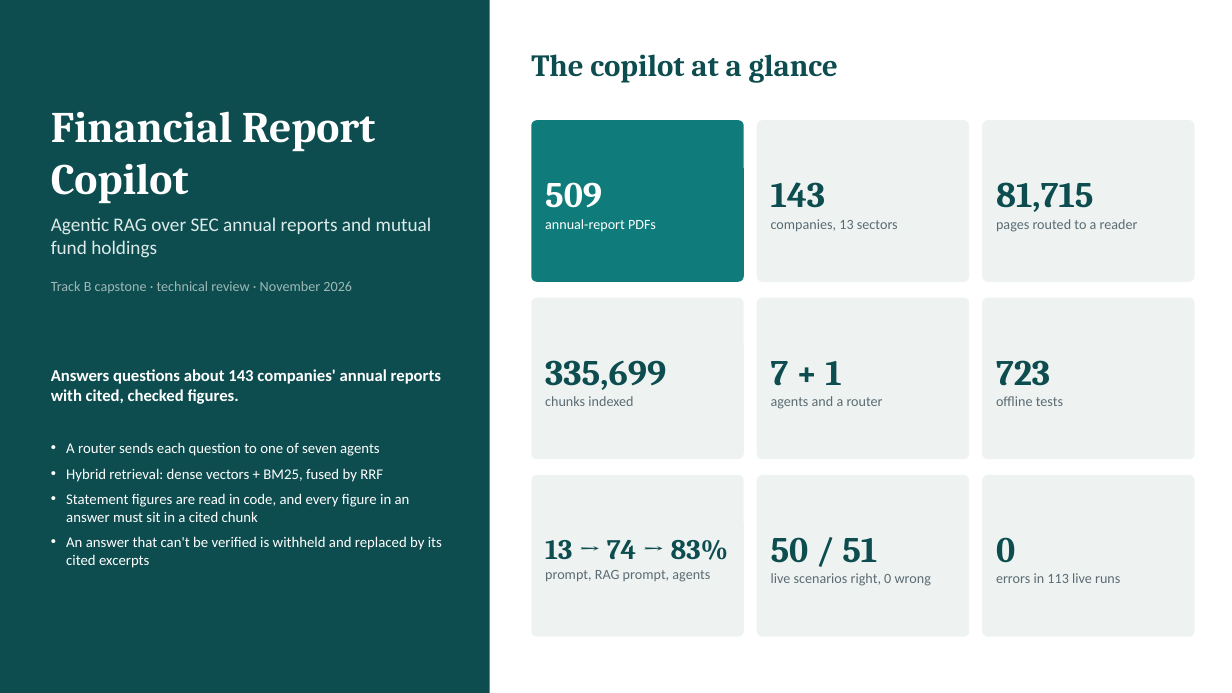
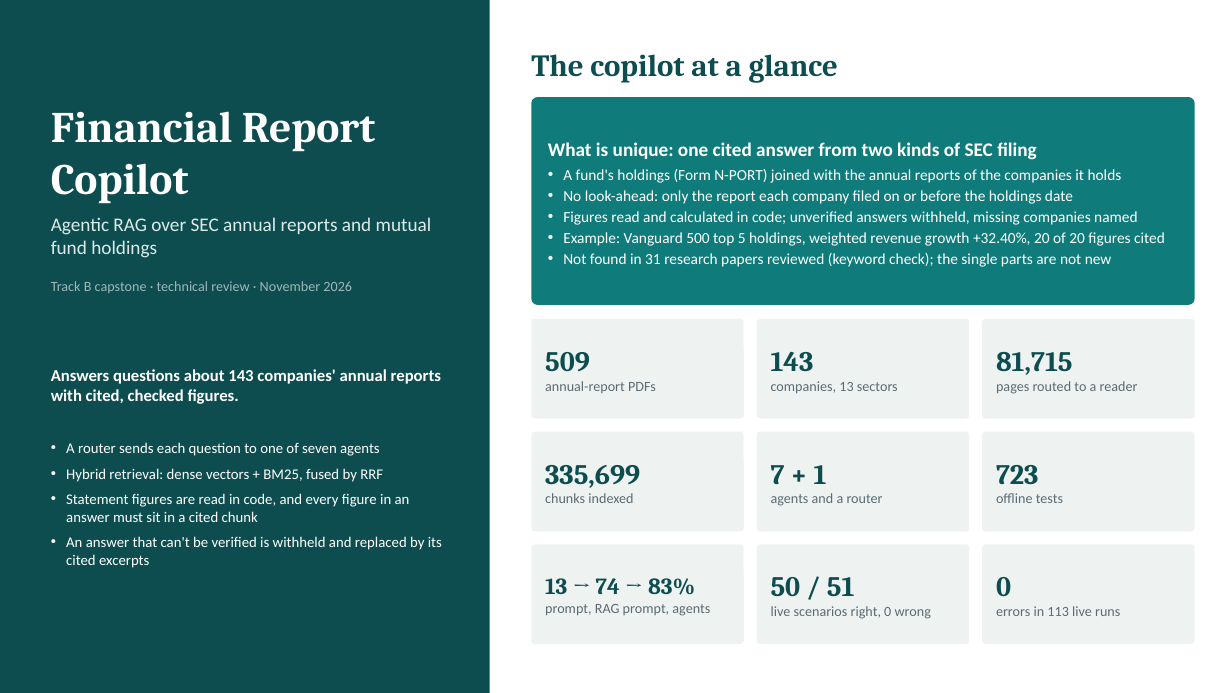
Before and after one commit to rama159065/Capstone, a slide deck: slide 1 of Financial_Report_Copilot_Technical_Deck.pptx. Drawn at 1232x693 pixels with LibreOffice and Linux fonts; fonts in the diff are those of the drawing. Boxes give left, top, right and bottom in pixels: in the first picture for what was removed or moved away, otherwise in the second. Text is boxed around its words. In the diff, an @@ line names an element or a change of style, - is before the commit and + after.

```diff
--- a/Financial_Report_Copilot_Technical_Deck.pptx
+++ b/Financial_Report_Copilot_Technical_Deck.pptx
@@ rounded rectangle added at (531,97,1195,305), fill #0F7B7B @@
@@ text added at (548,142,1165,267), 12 pt, text #FFFFFF @@
+What is unique: one cited answer from two kinds of SEC filing
+• A fund's holdings (Form N-PORT) joined with the annual reports of the companies it holds
+• No look-ahead: only the report each company filed on or before the holdings date
+• Figures read and calculated in code; unverified answers withheld, missing companies named
+• Example: Vanguard 500 top 5 holdings, weighted revenue growth +32.40%, 20 of 20 figures cited
+• Not found in 31 research papers reviewed (keyword check); the single parts are not new
@@ rounded rectangle: place and size @@
-rounded rectangle at (531,120,744,282)
+rounded rectangle at (531,319,744,419)
@@ rounded rectangle at (531,319,744,419): fill #0F7B7B to #EEF3F2 @@
@@ text "509": place and size @@
-text "509" at (545,182,656,232)
+text "509" at (545,352,656,393)
@@ text "509" at (545,352,656,393): size 28 to 22 pt, text colour #FFFFFF to #0E4D4F in "509"; text colour #FFFFFF to #5B6B73 in "annual-report PDFs" @@
@@ rounded rectangle: place and size @@
-rounded rectangle at (757,120,970,282)
+rounded rectangle at (757,319,970,419)
@@ text "143": place and size @@
-text "143" at (771,182,898,231)
+text "143" at (771,352,898,393)
@@ rounded rectangle: place and size @@
-rounded rectangle at (982,120,1195,282)
+rounded rectangle at (982,319,1195,419)
@@ text "81,715": place and size @@
-text "81,715" at (996,182,1138,232)
+text "81,715" at (996,352,1138,394)
@@ text at (771,352,814,372): size 28 to 22 pt in "143" @@
@@ text at (996,352,1073,375): size 28 to 22 pt in "81,715" @@
@@ rounded rectangle: place and size @@
-rounded rectangle at (531,298,744,459)
+rounded rectangle at (531,432,744,531)
@@ text "335,699": place and size @@
-text "335,699" at (545,360,666,406)
+text "335,699" at (545,465,640,503)
@@ rounded rectangle: place and size @@
-rounded rectangle at (757,298,970,459)
+rounded rectangle at (757,432,970,531)
@@ text "7 + 1": place and size @@
-text "7 + 1" at (771,361,883,409)
+text "7 + 1" at (771,465,883,506)
@@ rounded rectangle: place and size @@
-rounded rectangle at (982,298,1195,459)
+rounded rectangle at (982,432,1195,531)
@@ text "723": place and size @@
-text "723" at (996,360,1063,406)
+text "723" at (996,465,1063,503)
@@ text at (545,465,640,488): size 28 to 22 pt in "335,699" @@
@@ text at (771,465,827,485): size 28 to 22 pt in "7 + 1" @@
@@ text at (996,465,1039,485): size 28 to 22 pt in "723" @@
@@ rounded rectangle: place and size @@
-rounded rectangle at (531,475,744,637)
+rounded rectangle at (531,544,744,644)
@@ text "13 → 74 → 83%": place and size @@
-text "13 → 74 → 83%" at (545,540,729,582)
+text "13 → 74 → 83%" at (545,578,710,616)
@@ rounded rectangle: place and size @@
-rounded rectangle at (757,475,970,637)
+rounded rectangle at (757,544,970,644)
@@ text "50 / 51": place and size @@
-text "50 / 51" at (771,537,931,586)
+text "50 / 51" at (771,577,931,619)
@@ rounded rectangle: place and size @@
-rounded rectangle at (982,475,1195,637)
+rounded rectangle at (982,544,1195,644)
@@ text "0": place and size @@
-text "0" at (996,537,1120,583)
+text "0" at (996,577,1120,616)
@@ text at (545,578,695,595): size 22 to 18 pt in "13 → 74 → 83%" @@
@@ text at (771,577,855,597): size 28 to 22 pt in "50 / 51" @@
@@ text at (996,577,1011,596): size 28 to 22 pt in "0" @@
```
Also in this commit, not shown: 3 other slides changed, 2 slides added, 2 other files.
